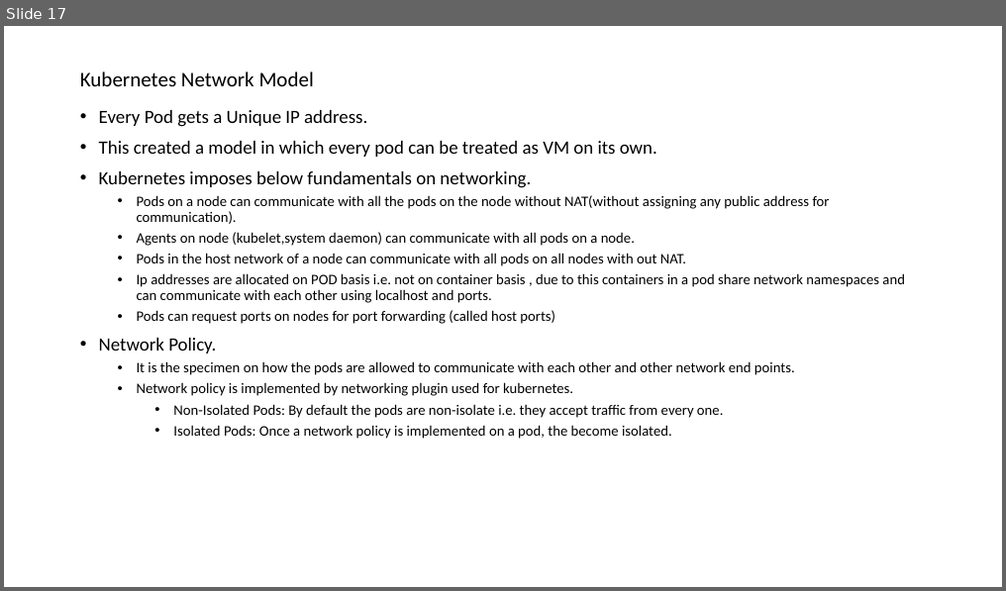
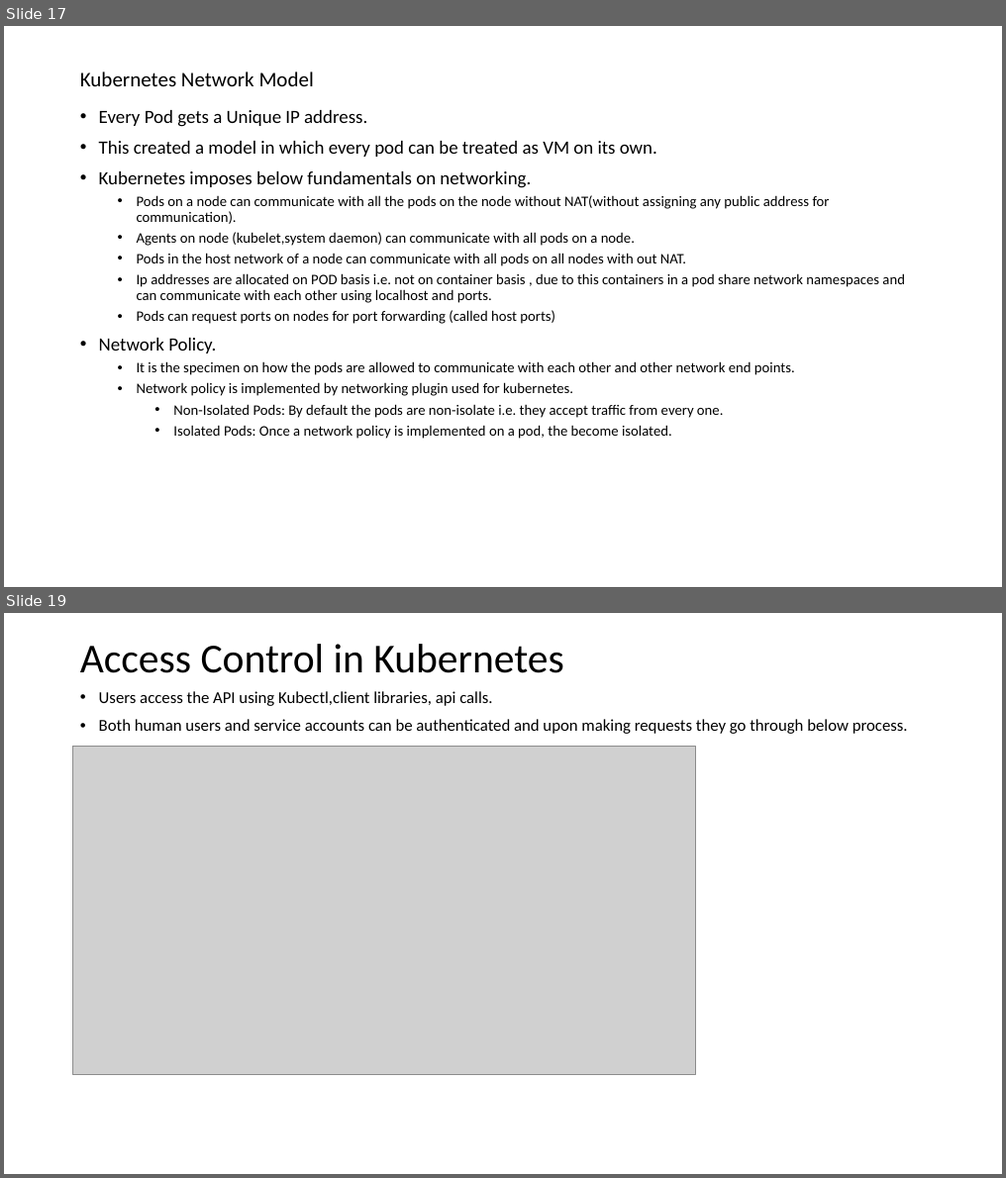
Before and after one commit to akhan90/all-the-learning, a slide deck: kubernetes/Kubernetes.pptx. Shown one above the other, each under a label of ours: slide 17 before the commit, slides 17 and 19 after it; the slides between them are not shown. The pictures are 1006x591 and 1006x1178 pixels, drawn with LibreOffice and Linux fonts; fonts in the diff are those of the drawing; grey boxes stand for pictures. Boxes give left, top, right and bottom in pixels: in the first picture for what was removed or moved away, otherwise in the second. Text is boxed around its words. In the diff, an @@ line names an element or a change of style, - is before the commit and + after.

Commit message:
kubernetes

```diff
--- a/kubernetes/Kubernetes.pptx
+++ b/kubernetes/Kubernetes.pptx
@@ slide 19 added at bbox=[4, 613, 1002, 1174], background #FFFFFF @@
@@ title added at bbox=[80, 644, 563, 673], 39.6 pt, text #000000 @@
+Access Control in Kubernetes
@@ text added at bbox=[99, 691, 908, 734], 16 pt, text #000000 @@
+• Users access the API using Kubectl,client libraries, api calls.
+• Both human users and service accounts can be authenticated and upon making requests they go through below process.
@@ picture added at bbox=[73, 747, 696, 1075] @@
```
Also in this commit, not shown: 1 slide changed, 3 other slides added, 2 other files.
